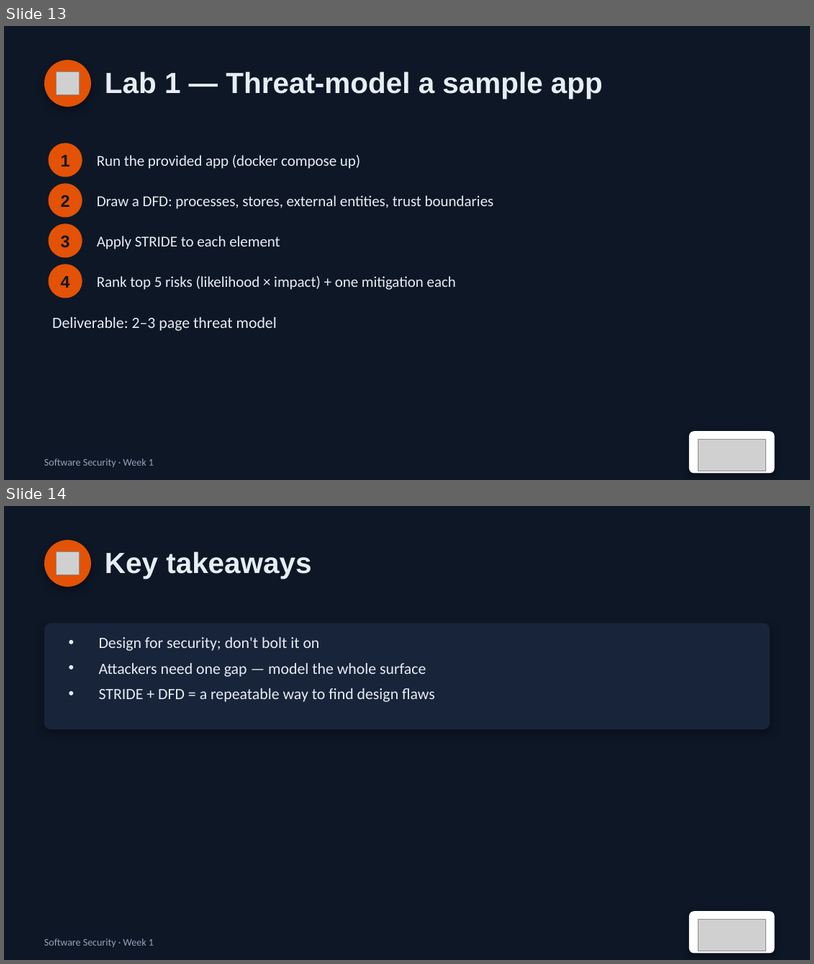
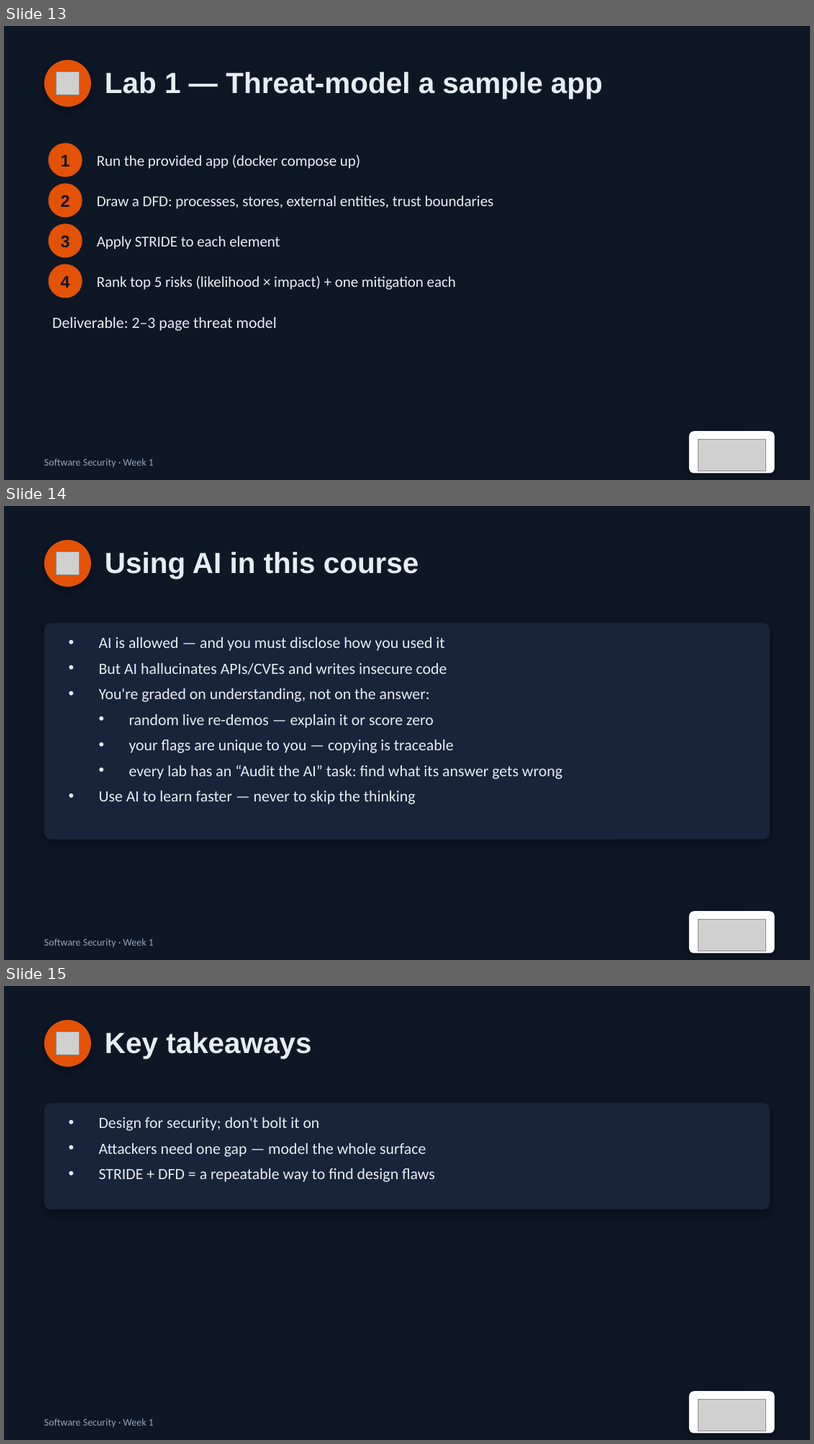
Before and after one commit to nutthakorn7/software-security, a slide deck: slides/pptx/week01.pptx. Shown one above the other, each under a label of ours: slides 13 and 14 before the commit, slides 13, 14 and 15 after it. The pictures are 814x964 and 814x1444 pixels, drawn with LibreOffice and Linux fonts; fonts in the diff are those of the drawing; grey boxes stand for pictures. Boxes give left, top, right and bottom in pixels: in the first picture for what was removed or moved away, otherwise in the second. Text is boxed around its words. In the diff, an @@ line names an element or a change of style, - is before the commit and + after.

```diff
--- a/slides/pptx/week01.pptx
+++ b/slides/pptx/week01.pptx
@@ slide 14 added at box(4, 506, 810, 960), background #0E1726 @@
@@ ellipse added at box(44, 540, 91, 587), fill #E35205 @@
@@ picture added at box(57, 552, 79, 574) @@
@@ text added at box(105, 551, 419, 579), 26 pt, text #E6EDF3, bold @@
+Using AI in this course
@@ rounded rectangle added at box(44, 623, 770, 839), fill #18243A @@
@@ text added at box(99, 637, 563, 804), 14 pt, text #E6EDF3 @@
+• AI is allowed — and you must disclose how you used it
+• But AI hallucinates APIs/CVEs and writes insecure code
+• You're graded on understanding, not on the answer:
+  • random live re-demos — explain it or score zero
+  • your flags are unique to you — copying is traceable
+  • every lab has an “Audit the AI” task: find what its answer gets wrong
+• Use AI to learn faster — never to skip the thinking
@@ rounded rectangle added at box(689, 911, 775, 952), fill #FFFFFF @@
@@ picture added at box(698, 919, 766, 950) @@
@@ text added at box(44, 938, 154, 947), 9 pt, text #94A3B8 @@
+Software Security · Week 1
@@ what was slide 14 is now slide 15 @@
```
Also in this commit, not shown: 2 slides changed, 20 other files.
